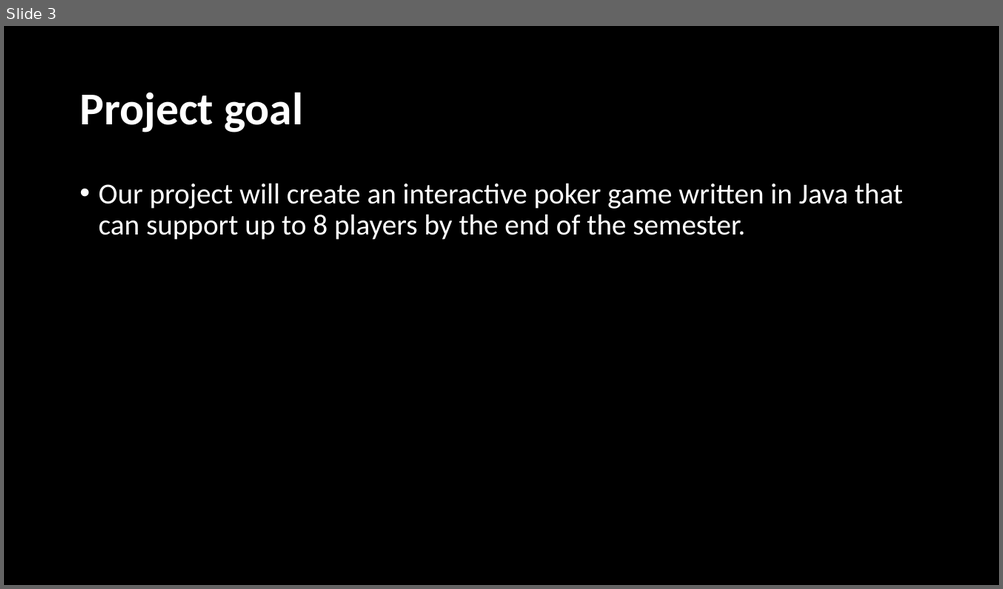
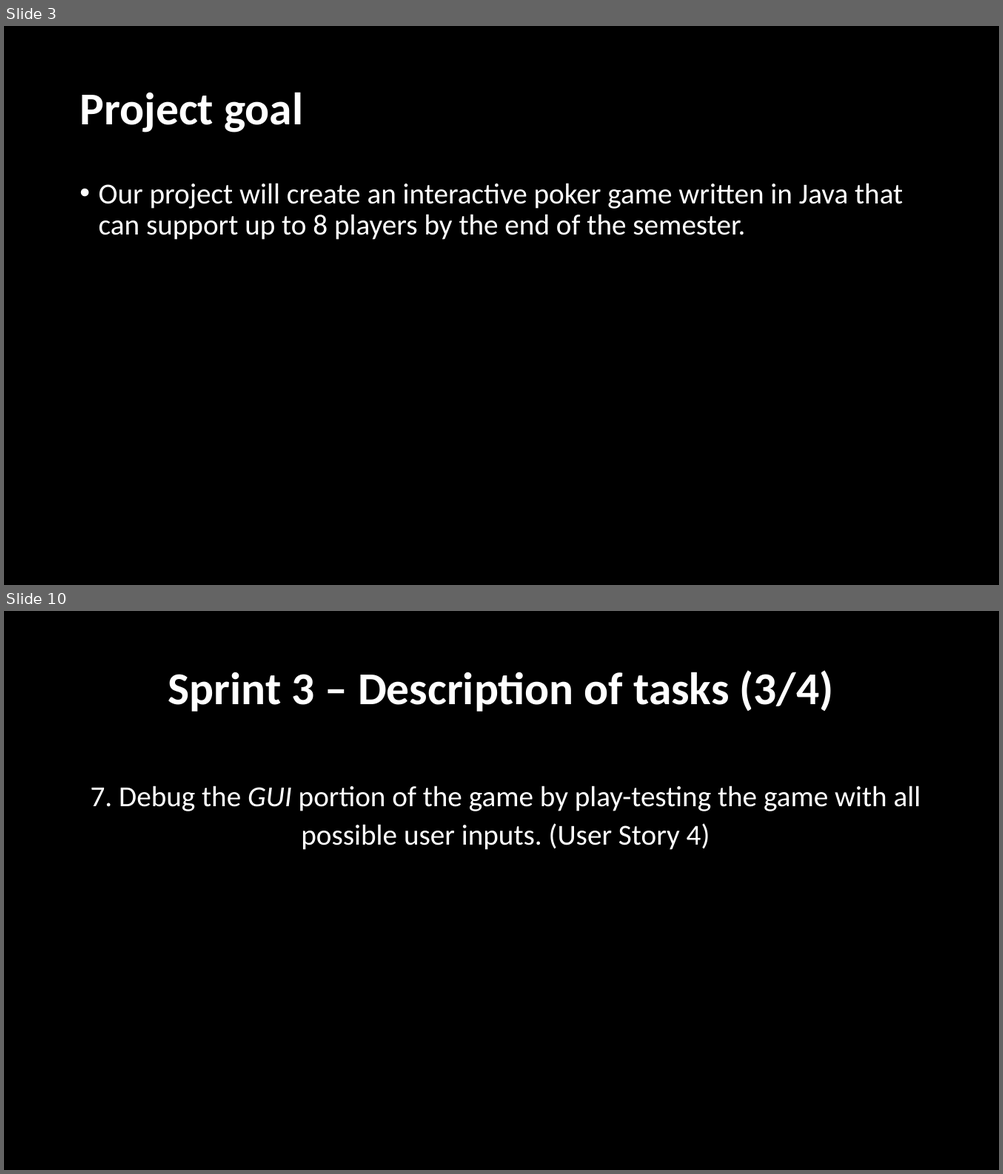
Before and after one commit to srhee91/PokerGame, a slide deck: 09. Sprint3 Final Presentation/FinalPresentation.pptx. Shown one above the other, each under a label of ours: slide 3 before the commit, slides 3 and 10 after it; the slides between them are not shown. The pictures are 1003x589 and 1003x1174 pixels, drawn with LibreOffice and Linux fonts; fonts in the diff are those of the drawing; background and template pictures are left out. Boxes give left, top, right and bottom in pixels: in the first picture for what was removed or moved away, otherwise in the second. Text is boxed around its words. In the diff, an @@ line names an element or a change of style, - is before the commit and + after.

```diff
--- a/09. Sprint3 Final Presentation/FinalPresentation.pptx
+++ b/09. Sprint3 Final Presentation/FinalPresentation.pptx
@@ slide 10 added at box(4, 611, 999, 1170), background picture (left out) @@
@@ title added at box(168, 670, 833, 712), 44 pt, text #FFFFFF, bold @@
+Sprint 3 – Description of tasks (3/4)
@@ text added at box(91, 786, 921, 850), 28 pt, text #FFFFFF @@
+7. Debug the GUI portion of the game by play-testing the game with all possible user inputs. (User Story 4)
```
Also in this commit, not shown: 3 slides changed, 5 other slides added, 2 slides removed, 3 other files.
